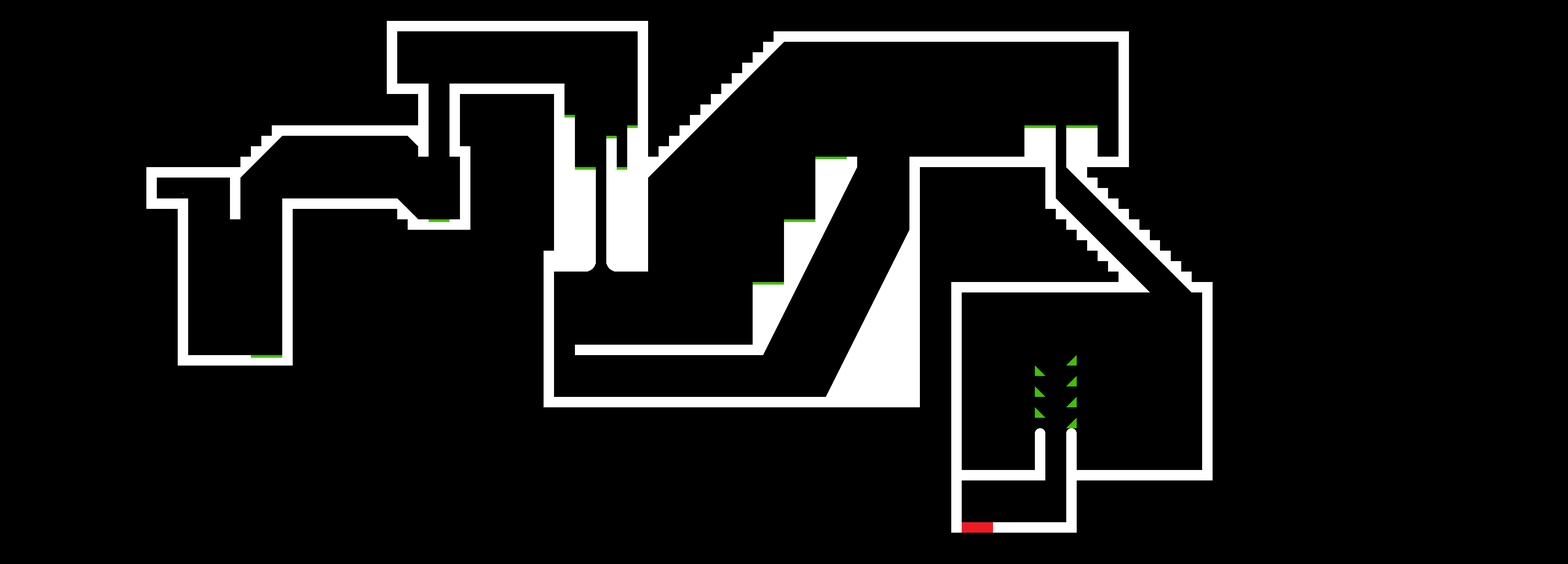
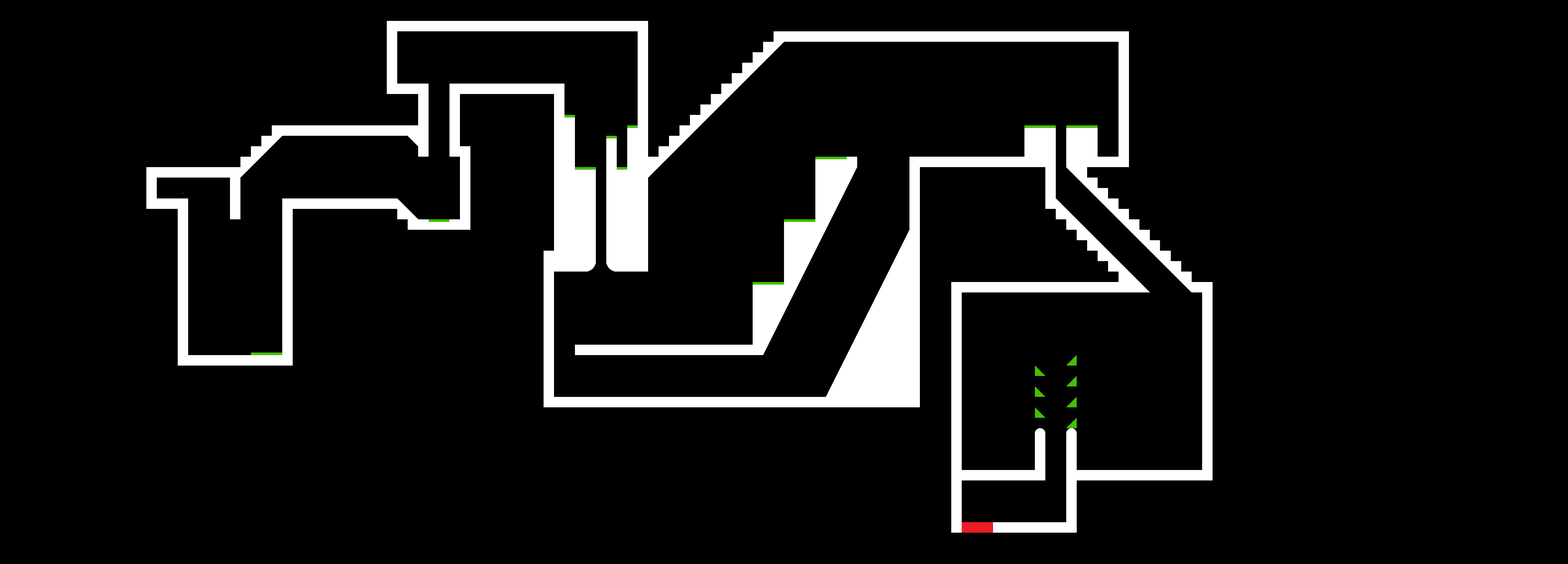
The second w=1568, h=564 image is a revision of the first. Changes to its layers:
painted on "Detail" over [250, 352, 283, 359]
